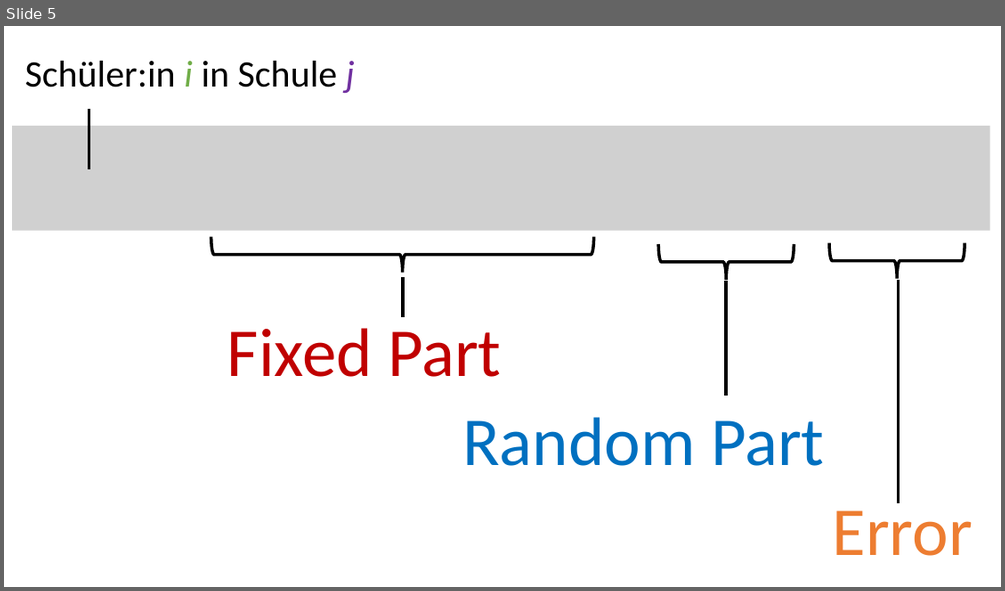
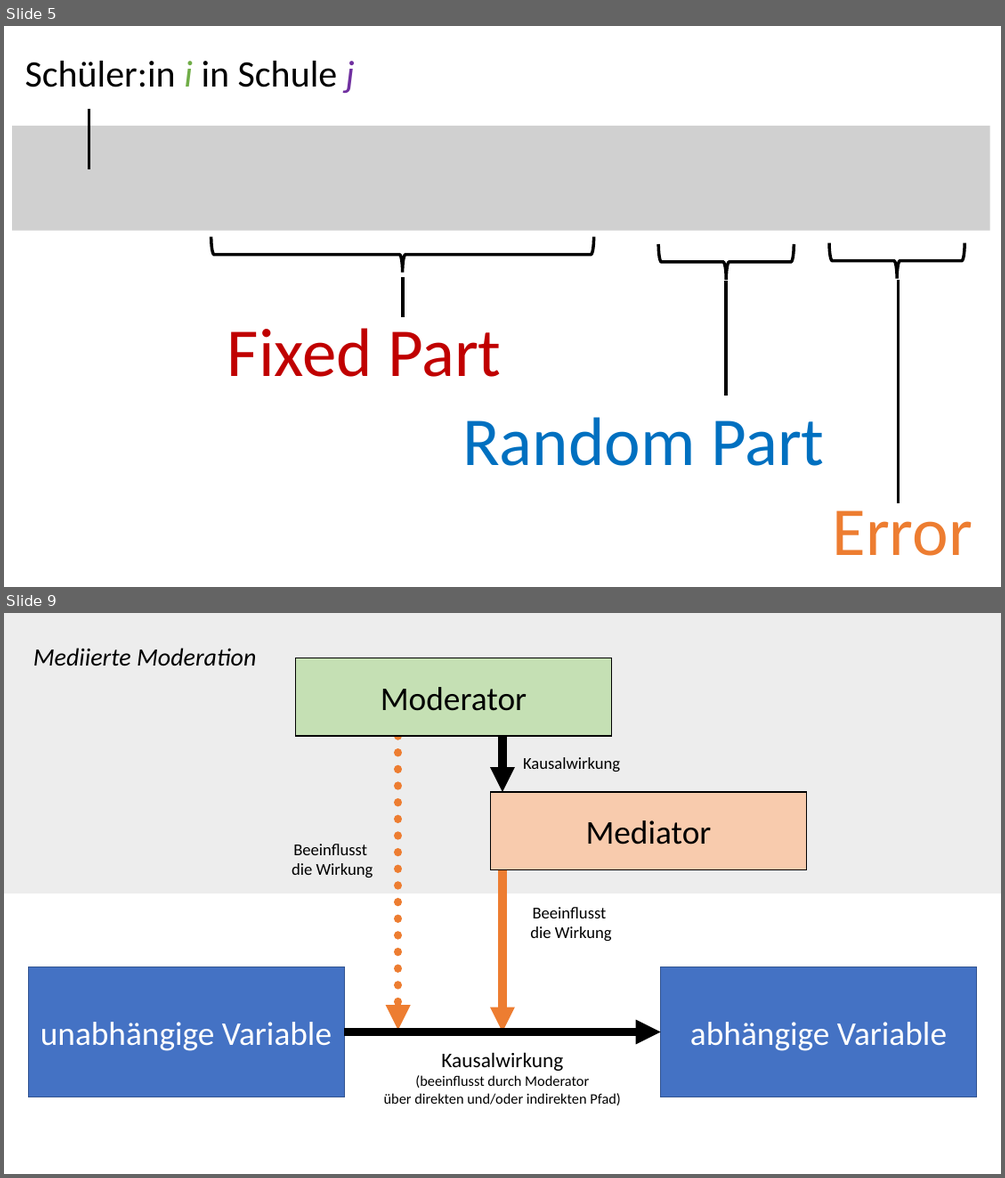
Before and after one commit to ctreffe/statspace, a slide deck: docs/files/slides.pptx. Shown one above the other, each under a label of ours: slide 5 before the commit, slides 5 and 9 after it; the slides between them are not shown. The pictures are 1005x591 and 1005x1178 pixels, drawn with LibreOffice and Linux fonts; fonts in the diff are those of the drawing; grey boxes stand for pictures. Boxes give left, top, right and bottom in pixels: in the first picture for what was removed or moved away, otherwise in the second. Text is boxed around its words. In the diff, an @@ line names an element or a change of style, - is before the commit and + after.

Commit message:
moderation_mediation

```diff
--- a/docs/files/slides.pptx
+++ b/docs/files/slides.pptx
@@ slide 9 added at [4, 613, 1001, 1174], background #FFFFFF @@
@@ rectangle added at [4, 613, 1001, 893], fill #EDEDED @@
@@ text added at [33, 648, 256, 666], 24 pt, text #000000, italic @@
+Mediierte Moderation
@@ rectangle added at [296, 657, 612, 736], fill #C5E0B4, outline #000000 1 pt, 32 pt, text #000000 @@
+Moderator
@@ arrow added from (398, 736) to (398, 1030), #ED7D31 8 pt dashed @@
@@ arrow added from (502, 736) to (502, 792), #000000 8 pt @@
@@ text added at [523, 757, 620, 772], 16 pt, text #000000 @@
+Kausalwirkung
@@ rectangle added at [491, 792, 807, 869], fill #F8CBAD, outline #000000 1 pt, 32 pt, text #000000 @@
+Mediator
@@ text added at [291, 844, 373, 877], 16 pt, text #000000 @@
+Beeinflusst
+die Wirkung
@@ arrow added from (502, 863) to (502, 1032), #ED7D31 8 pt @@
@@ text added at [530, 907, 612, 941], 16 pt, text #000000 @@
+Beeinflusst
+die Wirkung
@@ rectangle added at [28, 966, 344, 1097], fill #4472C4, outline #325491 1 pt, 32 pt, text #FFFFFF @@
+unabhängige Variable
@@ rectangle added at [661, 966, 977, 1097], fill #4472C4, outline #325491 1 pt, 32 pt, text #FFFFFF @@
+abhängige Variable
@@ arrow added from (344, 1032) to (661, 1032), #000000 8 pt @@
@@ text added at [384, 1052, 621, 1105], 14 pt, text #000000 @@
+Kausalwirkung
+(beeinflusst durch Moderator
+über direkten und/oder indirekten Pfad)
```
Also in this commit, not shown: 1 slide changed, 3 other slides added, 31 other files.
